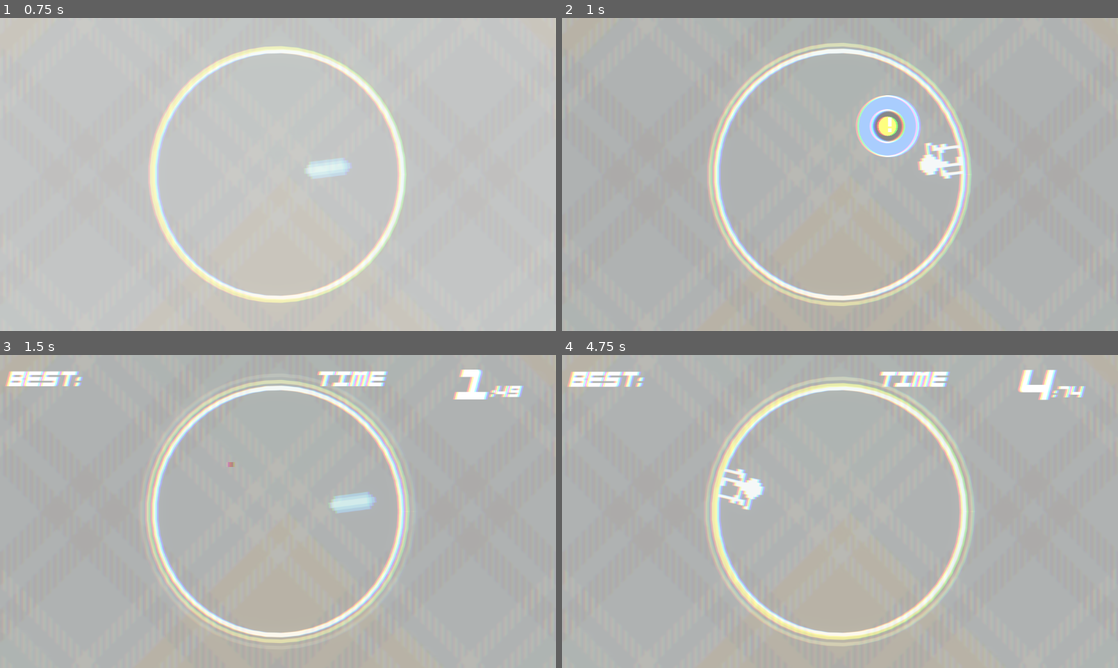
Above: before the commit, frames 1-4 (two rows, left to right).
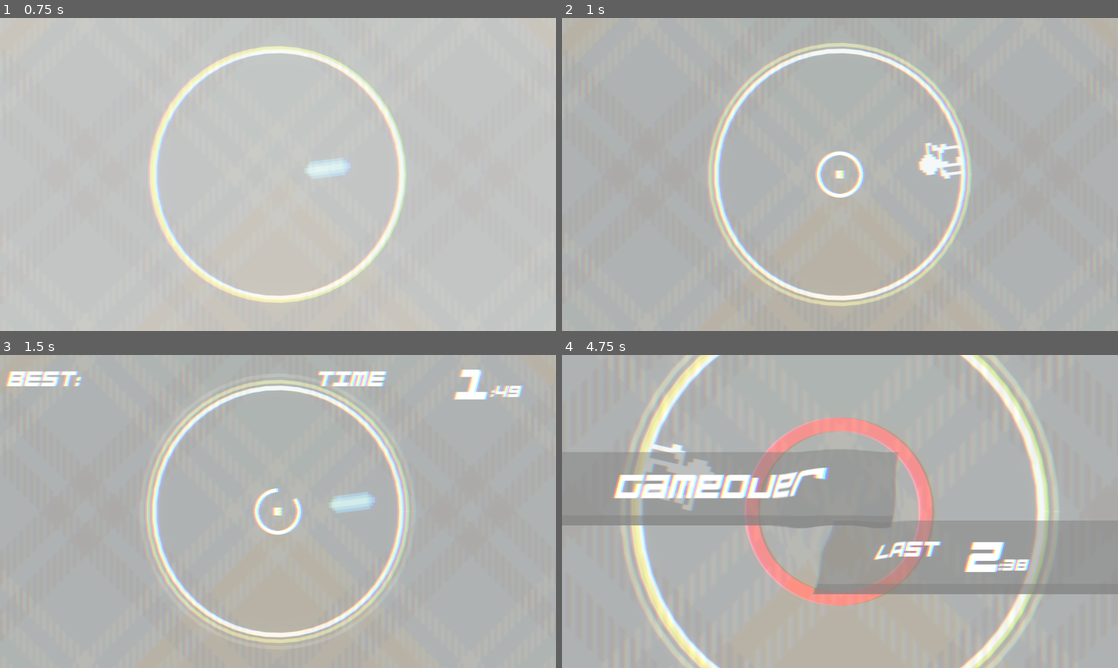
Above: after the commit, the same moments.

Repository: jokw1228/Slay_The_Circle
Game: Godot game, scene res://scenes/rooms/RoomTest/RoomKangwoo.tscn
Same seed, same stepped clock (60 frames per second), same inputs: the game is played once before the commit and once after it. This scene is started directly instead of the project's main scene. Sound files missing from this copy of the repository are replaced by a short silence.
Inputs (mouse positions are in pixels of both pictures, inside the frame that each line leads up to):
- Up to frame 1 (0.75 s): move the mouse to (400, 158) at 0.52 s; click (400, 158) at 0.67 s
- Up to frame 2 (1 s): no input
- Up to frame 3 (1.5 s): move the mouse to (166, 527) at 1.27 s; click (166, 527) at 1.42 s
- Up to frame 4 (4.75 s): move the mouse to (895, 442) at 2.02 s; click (895, 442) at 2.17 s; move the mouse to (812, 574) at 2.77 s; click (812, 574) at 2.92 s; move the mouse to (1006, 558) at 3.52 s; click (1006, 558) at 3.67 s; move the mouse to (673, 464) at 4.27 s; click (673, 464) at 4.42 s

Frame 1 is identical in both runs. In frame 2, 2.4% of the frame differs, in the area x 45-65%, y 24-58%; in frame 3, 0.5%; in frame 4, 34%, in the area x 0-100%, y 0-100%.

Commit message:
폭탄 타이머 스프라이트 간소화

Diff:
--- a/scenes/bombgenerators/KangwooBombGenerator.gd
+++ b/scenes/bombgenerators/KangwooBombGenerator.gd
@@ -1,5 +1,6 @@
 extends BombGenerator
 
 func _ready():
-	create_hazard_bomb(Vector2(100, -100), 1.0, 0.5)
-	pass # Replace with function body.
+	while true:
+		create_gamespeedup_bomb(Vector2(0, 0), 1.0, 4, 10)
+		await get_tree().create_timer(5.0).timeout
--- a/scenes/bombs/BombTimer.tscn
+++ b/scenes/bombs/BombTimer.tscn
@@ -1,8 +1,7 @@
-[gd_scene load_steps=4 format=3 uid="uid://dq81owitrvpew"]
+[gd_scene load_steps=3 format=3 uid="uid://dq81owitrvpew"]
 
 [ext_resource type="Script" path="res://scenes/bombs/BombTimer.gd" id="1_rwfvo"]
-[ext_resource type="Texture2D" uid="uid://ehynivw13sgw" path="res://images/progress-bar-circle.png" id="2_l16cb"]
-[ext_resource type="Texture2D" uid="uid://vl4cexuwevc1" path="res://images/progress-bar-frame.png" id="3_jjc6a"]
+[ext_resource type="Texture2D" uid="uid://ehynivw13sgw" path="res://images/sprite_timer_progress.png" id="2_ajol7"]
 
 [node name="BombTimer" type="Control" node_paths=PackedStringArray("Bar")]
 layout_mode = 3
@@ -20,8 +19,6 @@
 offset_bottom = 64.0
 value = 100.0
 fill_mode = 5
-texture_under = ExtResource("2_l16cb")
-texture_over = ExtResource("3_jjc6a")
-texture_progress = ExtResource("2_l16cb")
-tint_under = Color(0.145098, 0.145098, 0.145098, 0.752941)
-tint_progress = Color(0.290407, 0.573435, 0.994487, 1)
+texture_progress = ExtResource("2_ajol7")
+tint_under = Color(1, 1, 1, 0)
+tint_over = Color(1, 1, 1, 0)
Binary file removed: images/progress-bar-circle.png
Not shown, removed: images/progress-bar-circle.png.import
Binary file removed: images/progress-bar-frame.png
Binary file added: images/sprite_timer_progress.png
Not shown, changed: images/sprite_timer_progress.png.import
